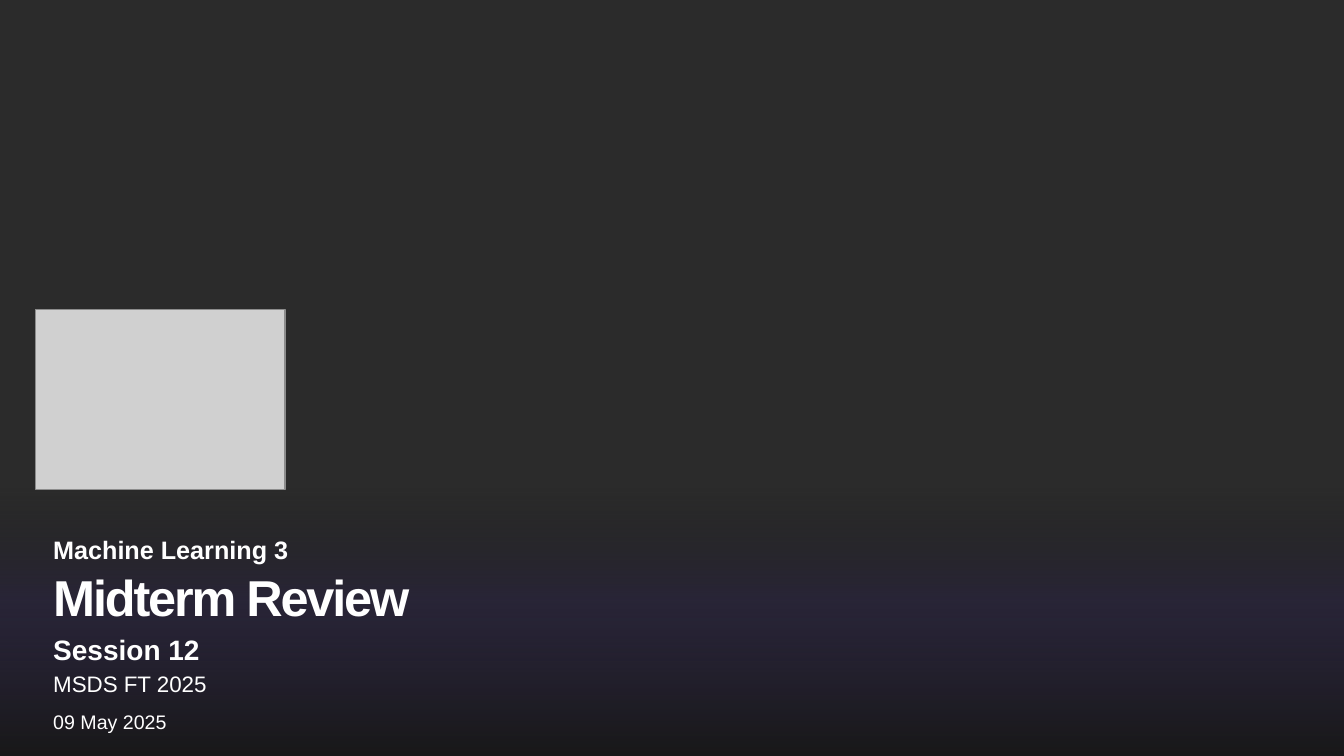
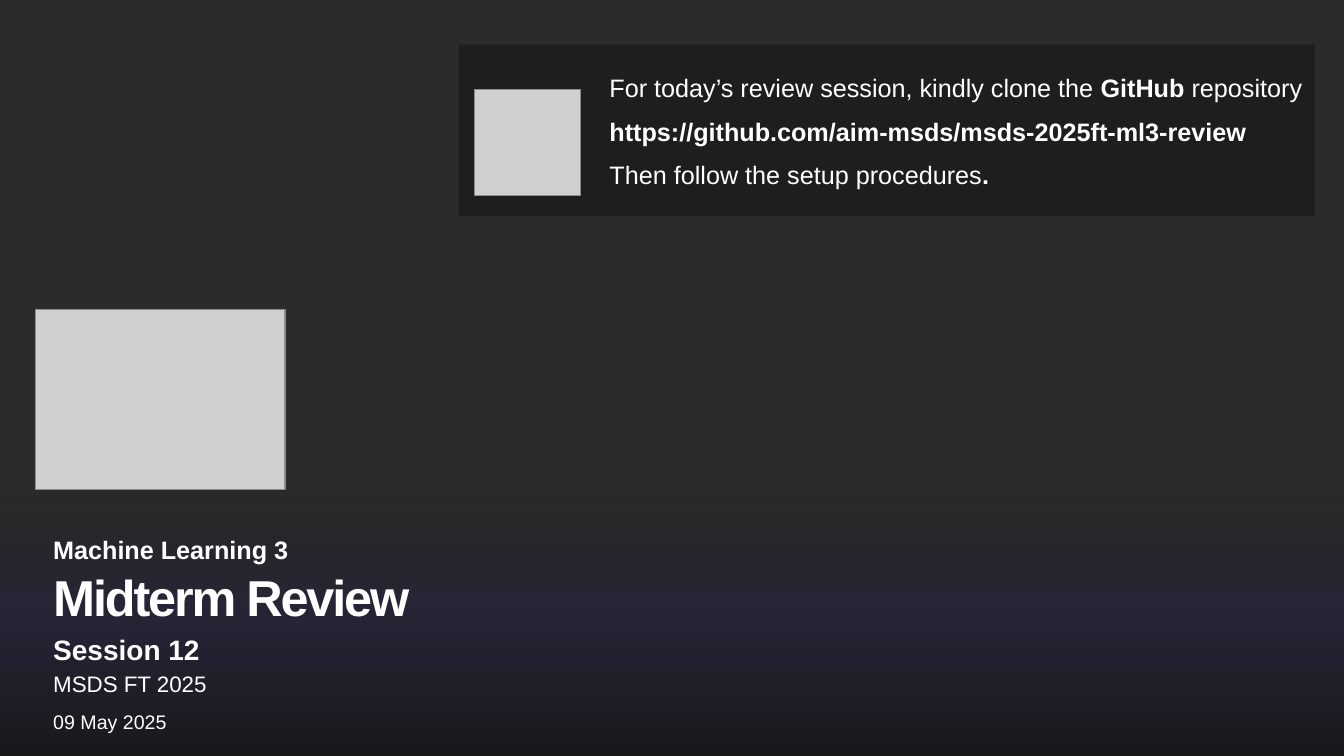
Before and after one commit to lsroxas/msds-2025ft-ml3-review, a slide deck: slide 1 of slides/12-midterm-review.pptx. Drawn at 1344x756 pixels with LibreOffice and Linux fonts; fonts in the diff are those of the drawing; grey boxes stand for pictures; background and template pictures are left out; a plain dark background stands for a picture behind light text. Boxes give left, top, right and bottom in pixels: in the first picture for what was removed or moved away, otherwise in the second. Text is boxed around its words. In the diff, an @@ line names an element or a change of style, - is before the commit and + after.

Commit message:
Add github instructions at title page

```diff
--- a/slides/12-midterm-review.pptx
+++ b/slides/12-midterm-review.pptx
@@ rectangle added at [459, 44, 1315, 216], fill #181818 at 65% opacity @@
@@ text added at [609, 78, 1303, 190], 18 pt, text #FFFFFF @@
+For today’s review session, kindly clone the GitHub repository
+https://github.com/aim-msds/msds-2025ft-ml3-review
+Then follow the setup procedures.
@@ picture added at [475, 90, 581, 196] @@
```
